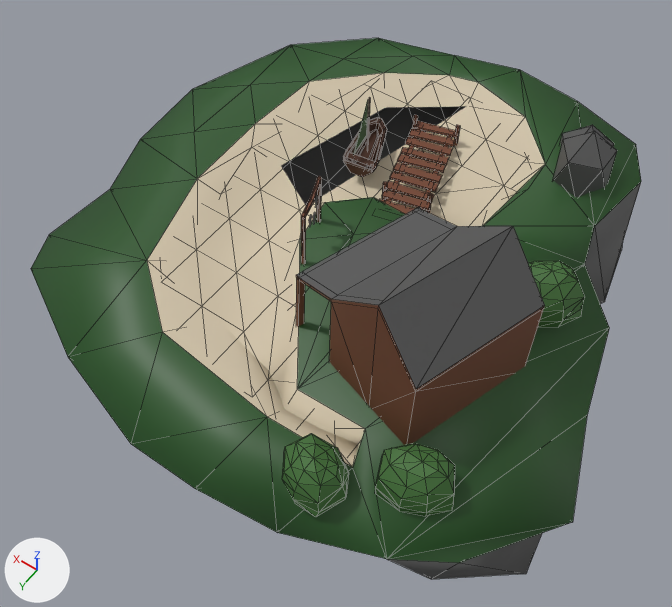
Two versions of the OBJ model assets/islands/island_lake.obj, one commit apart.
The view is the same before and after, from a 50 mm lens placed at (-26.5, 44.1, 58.1), pointed at (2.1, 4.0, -4.8). The axes (+X, +Y, +Z) are drawn at lower left. The lights are the same throughout. Mesh edges are drawn as thin lines. Where no turn or scale is listed for an object, it has been applied to the vertices. Vertices at the same position are counted once.

Script lines for the objects in view, before the commit:
```python
mat_grass = principled_material('Grass')
mat_grass.base_color = (0.0254, 0.0954, 0.0227)  # dark green #2c572a
mat_grass.roughness = 0.503
me_mesh2_model_001_mesh2_model_005 = bpy.data.meshes.new('Mesh2_Model.001_Mesh2_Model.005')
me_mesh2_model_001_mesh2_model_005.from_pydata(...)  # 480 vertices, 653 faces, 3 loose edges; spans x -23.7..26.4, y -25.1..25.8, z -28.5..11.9
# faces by material slot: [140, 89, 59, 91, 188, 85, 1]
me_mesh2_model_001_mesh2_model_005.materials.append(mat_rocklower)  # dark grey #575757
me_mesh2_model_001_mesh2_model_005.materials.append(mat_grass)  # dark green #2c572a
me_mesh2_model_001_mesh2_model_005.materials.append(mat_sand)  # beige #d1c4a9
me_mesh2_model_001_mesh2_model_005.materials.append(mat_water)  # blue #4a699a
me_mesh2_model_001_mesh2_model_005.materials.append(mat_wood_002)  # brown #71422c
me_mesh2_model_001_mesh2_model_005.materials.append(mat_rock_upper)  # light grey #d1d1d1
me_mesh2_model_001_mesh2_model_005.materials.append(mat_windows)  # yellow #cbd19e
me_sphere = bpy.data.meshes.new('Sphere')
me_sphere.from_pydata(...)  # 227 vertices, 320 faces; spans x -16.7..9.5, y -21.7..22.9, z -2.0..5.9
# faces by material slot: [216, 30, 74]
me_sphere.materials.append(mat_bush)  # dark green #416e35
me_sphere.materials.append(mat_rock_lower)  # dark grey #575757
me_sphere.materials.append(mat_wood)  # brown #442310
ob_mesh2_model_001_mesh2_model_005 = bpy.data.objects.new('Mesh2_Model.001_Mesh2_Model.005', me_mesh2_model_001_mesh2_model_005)
ob_mesh2_model_001_mesh2_model_005.location = (0.0, 0.0, 0.0)
ob_sphere = bpy.data.objects.new('Sphere', me_sphere)
ob_sphere.location = (0.0, 0.0, 0.0)
```
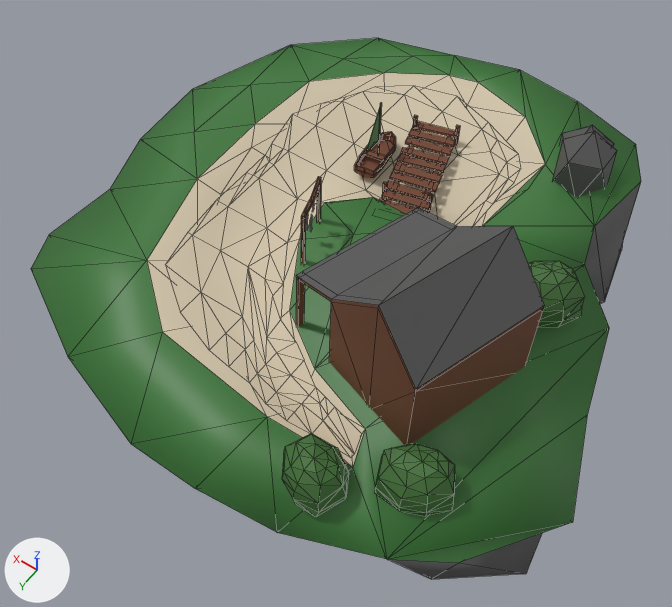
Commit message: New Islands

What the commit changed:
Material 'Grass' (mat_grass) changes colour from dark green #2c572a to dark green #3d7739; in linear values from (0.0254, 0.0954, 0.0227) to (0.0462, 0.185, 0.041).
me_mesh2_model_001_mesh2_model_005 is used by ob_mesh2_model_001_mesh2_model_005.
me_mesh2_model_001_mesh2_model_005 had 480 vertices, 653 faces, 3 loose edges and spanned x -23.7..26.4, y -25.1..25.8, z -28.5..11.9.
me_mesh2_model_001_mesh2_model_005 now has 561 vertices, 741 faces, 3 loose edges and spans x -23.7..26.4, y -25.1..25.8, z -28.5..22.8.
me_mesh2_model_001_mesh2_model_005 part 1: the loose piece of 16 vertices spanning x 4.4..4.7, y 3.8..4.3, z 3.5..4.6 is scaled about its middle by (1, 1, 1.69), then moved by (0.3, 0.1, -0.2).
me_mesh2_model_001_mesh2_model_005 part 2: the loose piece of 16 vertices spanning x 4.7..5.0, y 2.9..3.4, z 2.9..3.9 is scaled about its middle by (1, 1, 1.69), then moved by (0.3, 0.1, -0.7).
me_mesh2_model_001_mesh2_model_005 part 3: the loose piece of 8 vertices spanning x 7.9..8.0, y -9.2..-9.1, z -3.9..5.8 is moved by (-1.2, 0.0, 0.0).
me_mesh2_model_001_mesh2_model_005 part 4: the loose piece of 6 vertices spanning x 7.5..8.1, y -8.9..-6.2, z 1.6..5.8 is scaled about its middle by (0.00652, 0.777, 1), then moved by (-1.0, -0.4, 0.0).
me_mesh2_model_001_mesh2_model_005 part 5: a new loose piece of 95 vertices spanning x -8.8..16.7, y -20.6..17.7, z -0.4..22.8, in mat_water (blue #4a699a).
me_mesh2_model_001_mesh2_model_005 part 6: a new loose piece of 67 vertices spanning x 5.6..8.2, y -12.0..-6.3, z -0.8..0.3, in mat_wood_002 (brown #71422c).
me_mesh2_model_001_mesh2_model_005 part 7: 5 vertices moved from x -8.1..2.5, y 8.5..18.5, z -1.4..0.0 to x -8.1..2.5, y 9.8..16.5, z -1.4..0.0; 81 vertices removed from x -17.2..18.4, y -21.0..19.7, z -0.3.
me_sphere has 227 vertices, 320 faces and spans x -16.7..9.5, y -21.7..22.9, z -2.0..5.9.
me_sphere is used by ob_sphere; location (0.0, 0.0, 0.0).
me_sphere part 8: the loose piece of 82 vertices spanning x 5.5..9.5, y -12.2..-5.5, z -0.4..1.3 is deleted.
me_sphere no longer uses material mat_wood (brown #442310).

Changed parts and their boxes [x1, y1, x2, y2] in the pictures (672 x 607 px; the box of a moved part takes in the faces that stretch with it):
'Mesh2_Model.001_Mesh2_Model.005', recoloured, reshaped: [31, 38, 641, 579] in both
'Sphere', reshaped: before [282, 117, 617, 517]; after [282, 125, 617, 517]
part 1 of me_mesh2_model_001_mesh2_model_005, moved or reshaped: before [309, 215, 312, 227]; after [306, 214, 308, 231]
part 2 of me_mesh2_model_001_mesh2_model_005, moved or reshaped: before [313, 212, 316, 224]; after [310, 214, 312, 232]
part 3 of me_mesh2_model_001_mesh2_model_005, moved or reshaped: before [367, 98, 370, 150]; after [378, 103, 382, 153]
part 4 of me_mesh2_model_001_mesh2_model_005, moved or reshaped: before [353, 99, 368, 155]; after [365, 104, 381, 154]
part 5 of me_mesh2_model_001_mesh2_model_005, added: after [166, 86, 521, 457]
part 6 of me_mesh2_model_001_mesh2_model_005, added (brown): after [354, 132, 396, 178]
part 7 of me_mesh2_model_001_mesh2_model_005, cut back: before [162, 82, 584, 467]; after [253, 233, 584, 467]
part 8 of me_sphere, deleted: before [343, 117, 387, 177]
